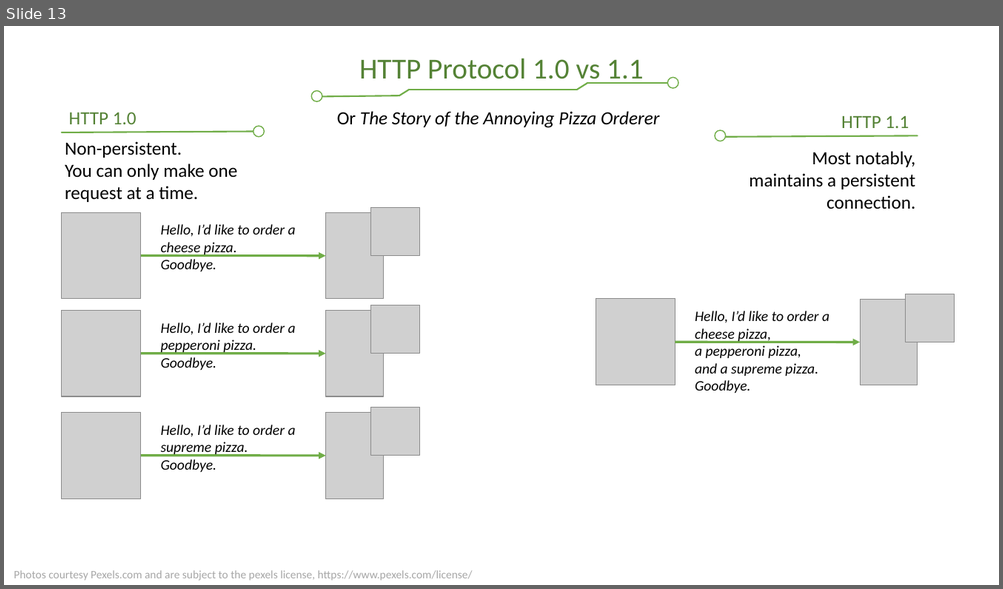
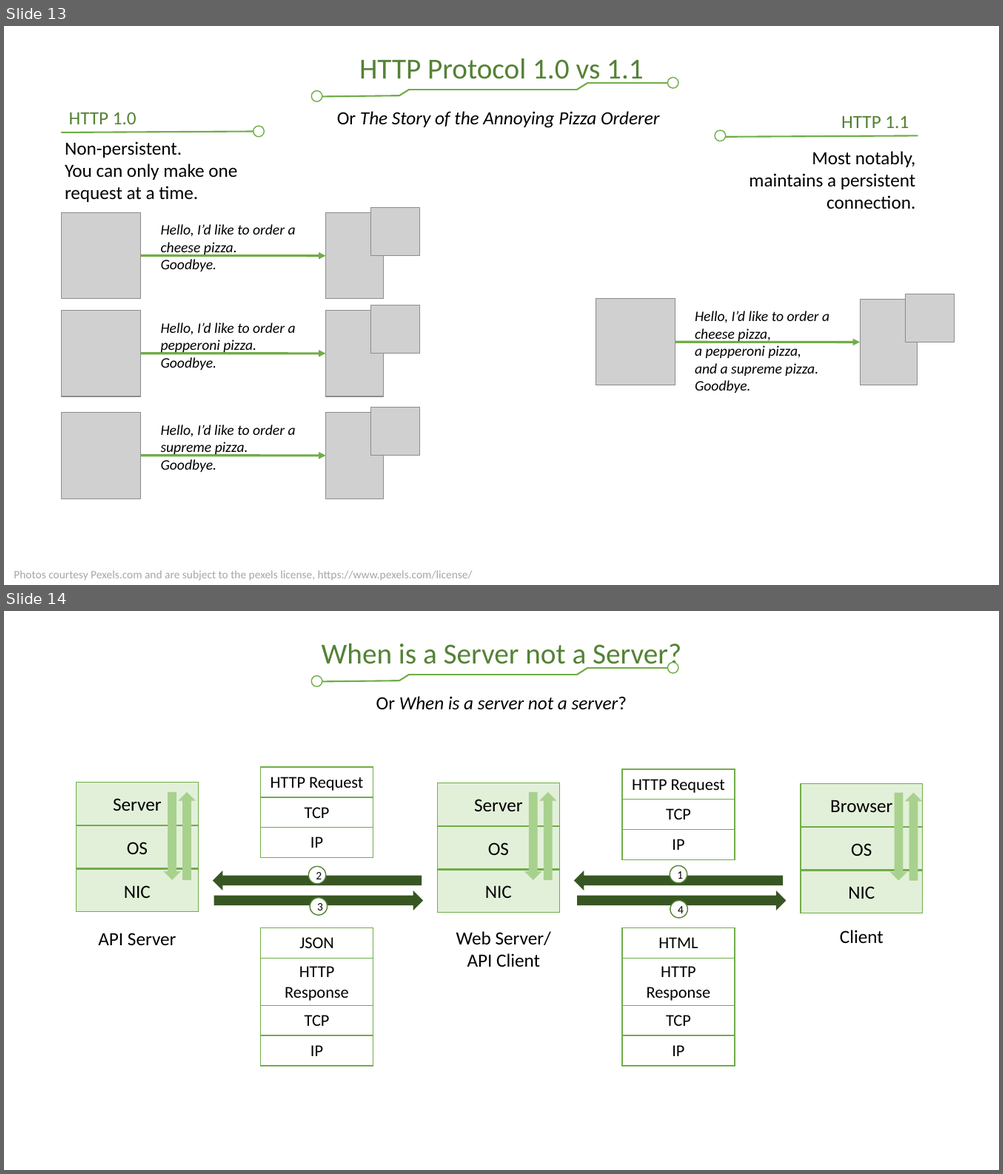
Before and after one commit to CS3550/Fall2020, a slide deck: Network Parts and Terms.pptx. Shown one above the other, each under a label of ours: slide 13 before the commit, slides 13 and 14 after it. The pictures are 1003x589 and 1003x1174 pixels, drawn with LibreOffice and Linux fonts; fonts in the diff are those of the drawing; grey boxes stand for pictures; background and template pictures are left out. Boxes give left, top, right and bottom in pixels: in the first picture for what was removed or moved away, otherwise in the second. Text is boxed around its words. In the diff, an @@ line names an element or a change of style, - is before the commit and + after.

Commit message:
Add missing server "joke"

```diff
--- a/Network Parts and Terms.pptx
+++ b/Network Parts and Terms.pptx
@@ slide 14 added at <box>4,611,999,1170</box>, background #FFFFFF @@
@@ text added at <box>321,643,681,671</box>, 28 pt, text #548235 @@
+When is a Server not a Server?
@@ group added at <box>311,663,678,687</box>: 5 lines, 2 ellipses @@
@@ text added at <box>376,696,627,710</box>, 18 pt, text #000000, italic @@
+Or When is a server not a server?
@@ table added at <box>261,767,373,858</box>, 3 rows, 1 columns @@
+HTTP Request
+TCP
+IP
@@ table added at <box>622,769,734,860</box>, 3 rows, 1 columns @@
+HTTP Request
+TCP
+IP
@@ up arrow added at <box>164,792,181,880</box>, fill #A9D18E @@
@@ up arrow added at <box>178,792,195,880</box>, fill #A9D18E @@
@@ up arrow added at <box>524,792,541,880</box>, fill #A9D18E @@
@@ up arrow added at <box>539,792,556,880</box>, fill #A9D18E @@
@@ up arrow added at <box>890,793,907,881</box>, fill #A9D18E @@
@@ up arrow added at <box>905,793,922,881</box>, fill #A9D18E @@
@@ left arrow added at <box>213,871,422,891</box>, fill #385723 @@
@@ ellipse added at <box>308,867,326,884</box>, fill #FFFFFF, outline #548235 1 pt, 11 pt, text #000000 @@
+2
@@ left arrow added at <box>574,871,783,891</box>, fill #385723 @@
@@ ellipse added at <box>669,866,687,883</box>, fill #FFFFFF, outline #548235 1 pt, 11 pt, text #000000 @@
+1
@@ left arrow added at <box>213,891,423,911</box>, fill #385723 @@
@@ ellipse added at <box>310,898,327,915</box>, fill #FFFFFF, outline #548235 1 pt, 11 pt, text #000000 @@
+3
@@ left arrow added at <box>577,891,786,911</box>, fill #385723 @@
@@ ellipse added at <box>670,900,688,917</box>, fill #FFFFFF, outline #548235 1 pt, 11 pt, text #000000 @@
+4
@@ group added at <box>77,783,199,945</box>: 3 rectangles, 1 text @@
+Server
+OS
+NIC
+API Server
@@ table added at <box>261,928,373,1066</box>, 4 rows, 1 columns @@
+JSON
+HTTP Response
+TCP
+IP
@@ group added at <box>438,783,560,967</box>: 3 rectangles, 1 text @@
+Server
+OS
+NIC
+Web Server/
+API Client
@@ table added at <box>622,928,734,1066</box>, 4 rows, 1 columns @@
+HTML
+HTTP Response
+TCP
+IP
@@ group added at <box>800,784,922,943</box>: 3 rectangles, 1 text @@
+Browser
+OS
+NIC
+Client
```
Also in this commit, not shown: 1 other slide added.
